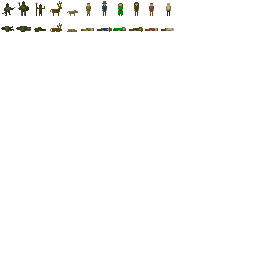
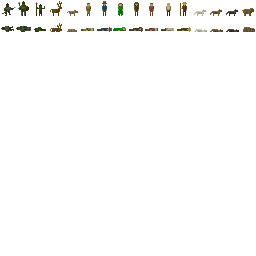
Layer changes from the first w=256, h=256 image to the second:
painted on "Background" over [177, 2, 255, 32]
